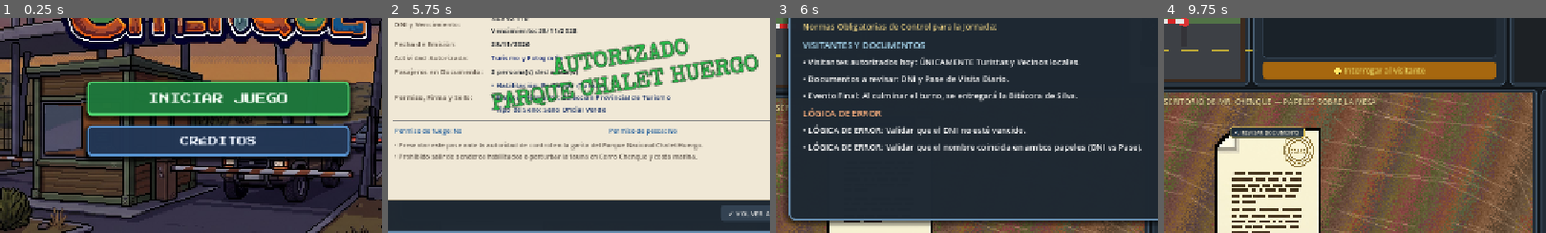
Above: before the commit, frames 1-4 (left to right).
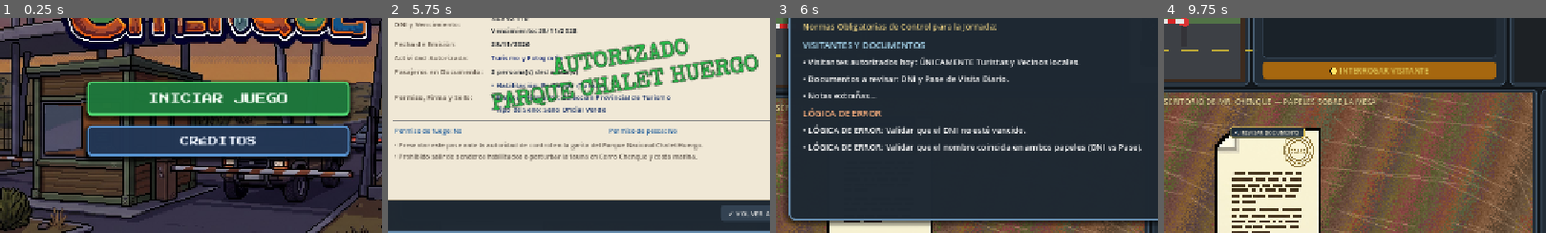
Above: after the commit, the same moments.

Repository: MontielNico/guardabosques-mrchenque
Game: Godot game, scene res://scenes/main_menu.tscn
Two runs of this game, one before a commit and one after it. Both use one fixed random seed, a clock stepped at 60 frames per second and the inputs below.
Inputs (mouse positions are % of the whole screen's width and height, from its top left):
- Up to frame 1 (0.25 s): no input
- Up to frame 2 (5.75 s): click "INICIAR JUEGO" at 0.5 s; tap Enter at 1.25, 1.35, 2.1 s; move the mouse to (72, 45) at 1.27 s; click (72, 45) at 1.42 s; tap Space at 1.52, 2, 2.27 s; move the mouse to (30, 55) at 2.02 s; click (30, 55) at 2.17 s; click (35, 75) at 2.75 s; click "✔ AUTORIZAR ACCESO" at 3.5 s; click "📖 REGLAS DEL PARQUE" at 4.25 s; click "✕ CERRAR" at 5 s
- Up to frame 3 (6 s): click "✕ CERRAR [ESC]" at 5.75 s
- Up to frame 4 (9.75 s): click "✖ DENEGAR ACCESO" at 6.5 s; click (35, 75) at 7.25 s; click "📖 REGLAS DEL PARQUE" at 8 s; click "✕ CERRAR" at 8.75 s; click "📦 INSPECCIONAR VEHÍCULO" at 9.5 s
The pictures show only the part of the screen within x 22-72%, y 36-86%; the shares and areas given below are measured in that part.

Frames 1-2 are identical in both runs. In frame 3, 1.1% of the frame differs, in the area x 8-79%, y 33-40%; in frame 4, 0.4%.

Commit message:
termino de narrativa

Diff:
--- a/scripts/data_db.gd
+++ b/scripts/data_db.gd
@@ -12,7 +12,7 @@
 				"Documentos a revisar: DNI y Pase de Visita Diario.",
 				"LÓGICA DE ERROR: Validar que el DNI no esté vencido.",
 				"LÓGICA DE ERROR: Validar que el nombre coincida en ambos papeles (DNI vs Pase).",
-				"Evento Final: Al culminar el turno, se entregará la Bitácora de Silva."
+				"Notas extrañas..."
 			]
 		2:
 			return [
@@ -20,7 +20,7 @@
 				"Documentos a revisar: DNI, Pase de Visita y Permiso de Actividad.",
 				"LÓGICA DE ERROR: Validar DNI vigente y coincidencia de nombres en los 3 documentos.",
 				"El reto de hoy es validar datos básicos con mayor cantidad de papeles en el escritorio.",
-				"Evento Obligatorio: Atento a la llegada de un Pescador Raro de costa."
+				"Pescador Raro..."
 			]
 		3:
 			return [
@@ -29,14 +29,14 @@
 				"El diálogo del visitante debe coincidir con la Actividad Autorizada en su Permiso.",
 				"NO SE INCLUYE mecánica de inspección de baúl: Priorizar la declaración oral.",
 				"Evento Ambiental: Niebla costera activa en toda la seccional.",
-				"Evento Obligatorio: Trabajador nocturno sin documentos válidos a medianoche (Decisión ramificada)."
+				"Trabajador nocturno..."
 			]
 		4:
 			return [
 				"RITMO: Fila rápida con todos los casos mezclados.",
 				"LÓGICA DE ERROR: Cruzar todos los datos visuales, DNI, nombres y diálogos.",
 				"Evento Ambiental: Alerta de Marea Alta en la base del acantilado.",
-				"Evento Obligatorio: Atento a documentos anómalos extraviados (Foto de 1920 y Mapa de Túneles)."
+				"Atento a documentos anómalos..."
 			]
 		5:
 			return [
@@ -44,7 +44,7 @@
 				"RECHAZAR si el documento tiene SELLO NEGRO.",
 				"RECHAZAR si el documento está FIRMADO POR SILVA.",
 				"RECHAZAR si la fecha es ILÓGICA (ej. 1980 o 2099).",
-				"Evento Final: El Hombre Sin Rostro con documento de 1980 (Decisión que define el destino)."
+				"El Hombre Sin Rostro..."
 			]
 		_:
 			return []
@@ -108,7 +108,7 @@
 					"Documentos a revisar: DNI y Pase de Visita Diario.",
 					"LÓGICA DE ERROR: Validar que el DNI no esté vencido.",
 					"LÓGICA DE ERROR: Validar que el nombre coincida en ambos papeles (DNI vs Pase).",
-					"Evento Final: Al culminar el turno, se entregará la Bitácora de Silva."
+					"Notas raras..."
 				]
 			}
 		2:
@@ -124,7 +124,7 @@
 					"Documentos a revisar: DNI, Pase de Visita y Permiso de Actividad.",
 					"LÓGICA DE ERROR: Validar DNI vigente y coincidencia de nombres en los 3 documentos.",
 					"El reto de hoy es validar datos básicos con mayor cantidad de papeles en el escritorio.",
-					"Evento Obligatorio: Atento a la llegada de un Pescador Raro de costa."
+					"Pescador Raro..."
 				]
 			}
 		3:
@@ -141,7 +141,7 @@
 					"El diálogo del visitante debe coincidir con la Actividad Autorizada en su Permiso.",
 					"NO SE INCLUYE mecánica de inspección de baúl: Priorizar la declaración oral.",
 					"Evento Ambiental: Niebla costera activa en toda la seccional.",
-					"Evento Obligatorio: Trabajador nocturno sin documentos válidos a medianoche (Decisión ramificada)."
+					"Trabajador nocturno..."
 				]
 			}
 		4:
@@ -156,7 +156,7 @@
 					"RITMO: Fila rápida con todos los casos mezclados.",
 					"LÓGICA DE ERROR: Cruzar todos los datos visuales, DNI, nombres y diálogos.",
 					"Evento Ambiental: Alerta de Marea Alta en la base del acantilado.",
-					"Evento Obligatorio: Atento a documentos anómalos extraviados (Foto de 1920 y Mapa de Túneles)."
+					"Documentos anómalos..."
 				]
 			}
 		5:
@@ -172,7 +172,7 @@
 					"RECHAZAR si el documento tiene SELLO NEGRO.",
 					"RECHAZAR si el documento está FIRMADO POR SILVA.",
 					"RECHAZAR si la fecha es ILÓGICA (ej. 1980 o 2099).",
-					"Evento Final: El Hombre Sin Rostro con documento de 1980 (Decisión que define el destino)."
+					"El Hombre Sin Rostro..."
 				]
 			}
 		_:
@@ -291,7 +291,7 @@
 					}
 				},
 				{
-					"name": "Silvina Aonikenk",
+					"name": "Fernando Aonikenk",
 					"avatar_file": "acampanteIndebido.jpg",
 					"car_name": "Volkswagen Gol Blanco",
 					"car_color": Color(0.95, 0.95, 0.98),
@@ -361,7 +361,7 @@
 					"parcel_impact": {}
 				},
 				{
-					"name": "Héctor Leiva",
+					"name": "Alma Leiva",
 					"avatar_file": "recolectorDeFlora.jpg",
 					"car_name": "Camioneta Ranger Vieja",
 					"car_color": Color(0.45, 0.35, 0.25),
@@ -682,7 +682,7 @@
 					"parcel_impact": {}
 				},
 				{
-					"name": "Mauro 'El Trampero' Solís",
+					"name": "Mauro  Solís",
 					"avatar_file": "cazadorFurtivo.jpg",
 					"car_name": "Jeep Ika Negro",
 					"car_color": Color(0.2, 0.2, 0.2),
@@ -789,8 +789,8 @@
 					}
 				},
 				{
-					"name": "Mariano 'Doppelgänger'",
-					"avatar_file": "personajeRepetidoConDopelganger.jpg",
+					"name": "Mariano Doppelgänger",
+					"avatar_file": "dopelganger.jpg",
 					"car_name": "Volkswagen Saveiro Negra",
 					"car_color": Color(0.15, 0.15, 0.18),
 					"declared_passengers": 2,
@@ -862,7 +862,7 @@
 			# DÍA 5: El Legado de Silva (Detección de Anomalías: Sello Negro, Firma de Silva, Fecha ilógica 1980/2099; Evento Final: Hombre sin rostro con doc de 1980)
 			return [
 				{
-					"name": "Falso Inspector Valenzuela",
+					"name": "Inspector Valenzuela",
 					"avatar_file": "falsoAgenteDelMinisterio.jpg",
 					"car_name": "Ford Ranger Oficial Trucha",
 					"car_color": Color(0.85, 0.85, 0.85),
@@ -898,15 +898,15 @@
 					}
 				},
 				{
-					"name": "Rubén Silva (Ex Empleado)",
+					"name": "Rubén Silva",
 					"avatar_file": "exEmpleadoSilva.jpg",
 					"car_name": "Camión F-350 Rojo",
 					"car_color": Color(0.75, 0.2, 0.2),
 					"declared_passengers": 2,
 					"actual_passengers": 2,
 					"visitor_type": "Ex Empleado (Anomalía: Firma de Silva)",
-					"dialog_intro": "Hola Chenque, soy Silva, trabajé acá antes. Vengo a descargar unos materiales para las cuevas.",
-					"dialog_interrogate": "Tengo el pase firmado de puño y letra por el Guardabosques Silva de anoche.",
+					"dialog_intro": "Buenas tardes. Vengo a descargar unos materiales para las cuevas...",
+					"dialog_interrogate": "Tengo el pase firmado de puño y letra por el Guardabosques de anoche.",
 					"stated_activity": "Descarga de Materiales en Cañadones",
 					"doc": {
 						"name": "Rubén Silva",
@@ -934,7 +934,7 @@
 					}
 				},
 				{
-					"name": "Marcos Anormal",
+					"name": "Marcos Freak",
 					"avatar_file": "observadorDeAvesAnormal.jpg",
 					"car_name": "Furgón Gris Oscuro",
 					"car_color": Color(0.35, 0.35, 0.4),
@@ -1007,7 +1007,7 @@
 				},
 				{
 					"name": "El Hombre Sin Rostro",
-					"avatar_file": "personajeRepetidoConDopelganger.jpg",
+					"avatar_file": "hombreEnmascarado.jpg",
 					"car_name": "Vehículo Espectral Oscuro",
 					"car_color": Color(0.08, 0.08, 0.1),
 					"declared_passengers": 1,
@@ -1015,8 +1015,53 @@
 					"visitor_type": "El Hombre Sin Rostro (Evento Final / Clímax)",
 					"is_mandatory_event": true,
 					"event_id": "day5_faceless_man",
-					"dialog_intro": "La marea ya cubrió los túneles, Chenque. Silva te dejó la bitácora porque sabía que tú eras el único que podía cerrar la barrera... o unirte a lo que vigila bajo el cerro. ¿Qué vas a sellar?",
+					"dialog_intro": "...",
 					"dialog_interrogate": "Mi permiso data de 1980 y lleva la firma que conoces bien. La decisión final está en tu escritorio...",
+					"final_dialogue": [
+						{"speaker": "chenque", "text": "MrChenque: Buenas tardes. Permiso de ingreso..."},
+						{"speaker": "visitor", "text": "Hombre sin rostro: ..."},
+						{"speaker": "chenque", "text": "MrChenque: ¿Me escucha?"},
+						{"speaker": "visitor", "text": "Hombre sin rostro: Sí."},
+						{"speaker": "chenque", "text": "MrChenque: Este permiso está vencido."},
+						{"speaker": "visitor", "text": "Hombre sin rostro: Lo sé."},
+						{"speaker": "chenque", "text": "MrChenque: Está fechado en 1980."},
+						{"speaker": "visitor", "text": "Hombre sin rostro: También lo sé."},
+						{"speaker": "chenque", "text": "MrChenque: Y está firmado por... *vuelve a mirar el documento* ... por mi"},
+						{"speaker": "visitor", "text": "Hombre sin rostro: Sí."},
+						{"speaker": "chenque", "text": "MrChenque: ...Esto no tiene ningún sentido."},
+						{"speaker": "visitor", "text": "Hombre sin rostro: Todavía no..."},
+						{"speaker": "chenque", "text": "MrChenque: ¿Quién es usted?"},
+						{"speaker": "visitor", "text": "Hombre sin rostro: Alguien que vino a terminar algo que Silva empezó."},
+						{"speaker": "chenque", "text": "MrChenque: ¿Conocía a Silva?"},
+						{"speaker": "visitor", "text": "Hombre sin rostro: Sí."},
+						{"speaker": "chenque", "text": "MrChenque: ¿Dónde está?"},
+						{"speaker": "visitor", "text": "Hombre sin rostro: *silencio*"},
+						{"speaker": "visitor", "text": "Hombre sin rostro: Abajo"},
+						{"speaker": "chenque", "text": "MrChenque: ¿Abajo dónde?"},
+						{"speaker": "visitor", "text": "Hombre sin rostro: Donde él encontró las marcas."},
+						{"speaker": "chenque", "text": "MrChenque: Las cuevas..."},
+						{"speaker": "visitor", "text": "Hombre sin rostro: Ahora entendés."},
+						{"speaker": "chenque", "text": "MrChenque: No. No entiendo absolutamente nada."},
+						{"speaker": "visitor", "text": "Hombre sin rostro: Todavía no."},
+						{"speaker": "chenque", "text": "MrChenque: Entonces explíqueme."},
+						{"speaker": "visitor", "text": "Hombre sin rostro: Si me dejás pasar, vas a entender qué le pasó a Silva."},
+						{"speaker": "chenque", "text": "MrChenque: ¿Y después?"},
+						{"speaker": "visitor", "text": "Hombre sin rostro: Después vas a entender por qué te eligieron a vos."},
+						{"speaker": "chenque", "text": "MrChenque: ¿Quiénes?"},
+						{"speaker": "visitor", "text": "Hombre sin rostro: Los mismos que llevan cincuenta años esperando."},
+						{"speaker": "chenque", "text": "MrChenque: *silencio*"},
+						{"speaker": "chenque", "text": "MrChenque: ¿Por qué debería confiar en usted?"},
+						{"speaker": "visitor", "text": "Hombre sin rostro: No deberías."},
+						{"speaker": "visitor", "text": "Hombre sin rostro: Solo tenés que decidir si querés seguir haciendo preguntas."},
+						{"speaker": "chenque", "text": "MrChenque: ¿Y si digo que no?"},
+						{"speaker": "visitor", "text": "Hombre sin rostro: Entonces mañana vas a estar lejos de acá."},
+						{"speaker": "chenque", "text": "MrChenque: ¿Y si digo que sí?"},
+						{"speaker": "visitor", "text": "Hombre sin rostro: Entonces mañana vas a empezar a entender."},
+						{"speaker": "visitor", "text": "Hombre sin rostro: ..."},
+						{"speaker": "visitor", "text": "Hombre sin rostro: Abrí la puerta, Chenque."},
+						{"speaker": "visitor", "text": "Hombre sin rostro: O cerrala para siempre"},
+
+					],
 					"stated_activity": "Clausura Definitiva o Apertura de Túneles",
 					"doc": {
 						"name": "El Hombre Sin Rostro",
--- a/scripts/main_game.gd
+++ b/scripts/main_game.gd
@@ -56,6 +56,8 @@
 var is_in_investigation_mode: bool = false
 var mandatory_inspection_required: bool = false
 var last_collapsed_parcel_name: String = "" # Guarda el nombre de la parcela que acaba de colapsar en esta decisión
+var final_dialogue_index: int = 0
+var final_dialogue_finished: bool = true
 
 func _ready() -> void:
 	# Mantener música activa en la escena de juego según el día (Lunes/Martes: Ambient | Mié/Jue/Vie: Investigation)
@@ -131,6 +133,8 @@
 	current_visitor = visitors_today[idx]
 	is_processing_decision = false
 	mandatory_inspection_required = current_visitor.get("event_id", "") == "rare_fisherman"
+	final_dialogue_index = 0
+	final_dialogue_finished = current_visitor.get("event_id", "") != "day5_faceless_man"
 	_set_investigation_mode(false)
 
 	if visitor_counter_lbl:
@@ -143,6 +147,8 @@
 			feedback_lbl.text = "🔎 INSPECCIÓN OBLIGATORIA: Revisa el pescado anómalo antes de decidir."
 			feedback_lbl.modulate = Color(1.0, 0.8, 0.32)
 			feedback_lbl.visible = true
+		_enable_decision_buttons(false)
+	elif not final_dialogue_finished:
 		_enable_decision_buttons(false)
 
 	# 1. Ventana 1: Auto y exterior
@@ -218,6 +224,7 @@
 		interrogate_btn.visible = enabled
 		if enabled:
 			interrogate_btn.modulate = Color(1.0, 0.9, 0.4)
+			interrogate_btn.text = "💬 CONTINUAR DIÁLOGO" if current_visitor.get("event_id", "") == "day5_faceless_man" else "💬 INTERROGAR VISITANTE"
 
 	# Ventana 3: Alternar entre Mapa (Vista 1) y Baúl (Vista 2)
 	if park_map_view:
@@ -261,6 +268,19 @@
 func _on_interrogate_pressed() -> void:
 	SoundManager.play_sound("paper")
 	if dialog_text and not current_visitor.is_empty():
+		if current_visitor.get("event_id", "") == "day5_faceless_man":
+			var final_dialogue: Array = current_visitor.get("final_dialogue", [])
+			if final_dialogue_index < final_dialogue.size():
+				var line: Dictionary = final_dialogue[final_dialogue_index]
+				dialog_text.text = '💬 "%s"' % line.get("text", "")
+				dialog_text.modulate = Color(0.95, 0.85, 0.55) if line.get("speaker", "visitor") == "visitor" else Color(0.75, 0.9, 1.0)
+				final_dialogue_index += 1
+				if final_dialogue_index >= final_dialogue.size():
+					final_dialogue_finished = true
+					_enable_decision_buttons(true)
+					interrogate_btn.text = "💬 DIÁLOGO COMPLETADO"
+				return
+			return
 		var inter_dialog = current_visitor.get("dialog_interrogate", "No tengo nada que ocultar oficial.")
 		dialog_text.text = '💬 "' + inter_dialog + '"'
 		dialog_text.modulate = Color(1.0, 0.95, 0.7)
@@ -372,13 +392,16 @@
 		last_collapsed_parcel_name = ""
 
 	# Esperar 2.2 segundos antes del siguiente auto
-	await get_tree().create_timer(2.2).timeout
+	var dialogue_display_time = 5.0 if event_id == "day3_midnight_worker" else 2.2
+	await get_tree().create_timer(dialogue_display_time).timeout
 	current_visitor_idx += 1
 	_load_visitor(current_visitor_idx)
 
 func _enable_decision_buttons(enabled: bool) -> void:
 	var final_enabled = enabled
 	if current_visitor.get("event_id", "") == "rare_fisherman" and mandatory_inspection_required:
+		final_enabled = false
+	if current_visitor.get("event_id", "") == "day5_faceless_man" and not final_dialogue_finished:
 		final_enabled = false
 	if approve_btn:
 		approve_btn.disabled = not final_enabled
Binary file added: public/dopelganger.jpg
Not shown, added: public/dopelganger.jpg.import
Binary file added: public/hombreEnmascarado.jpg
Not shown, added: public/hombreEnmascarado.jpg.import
